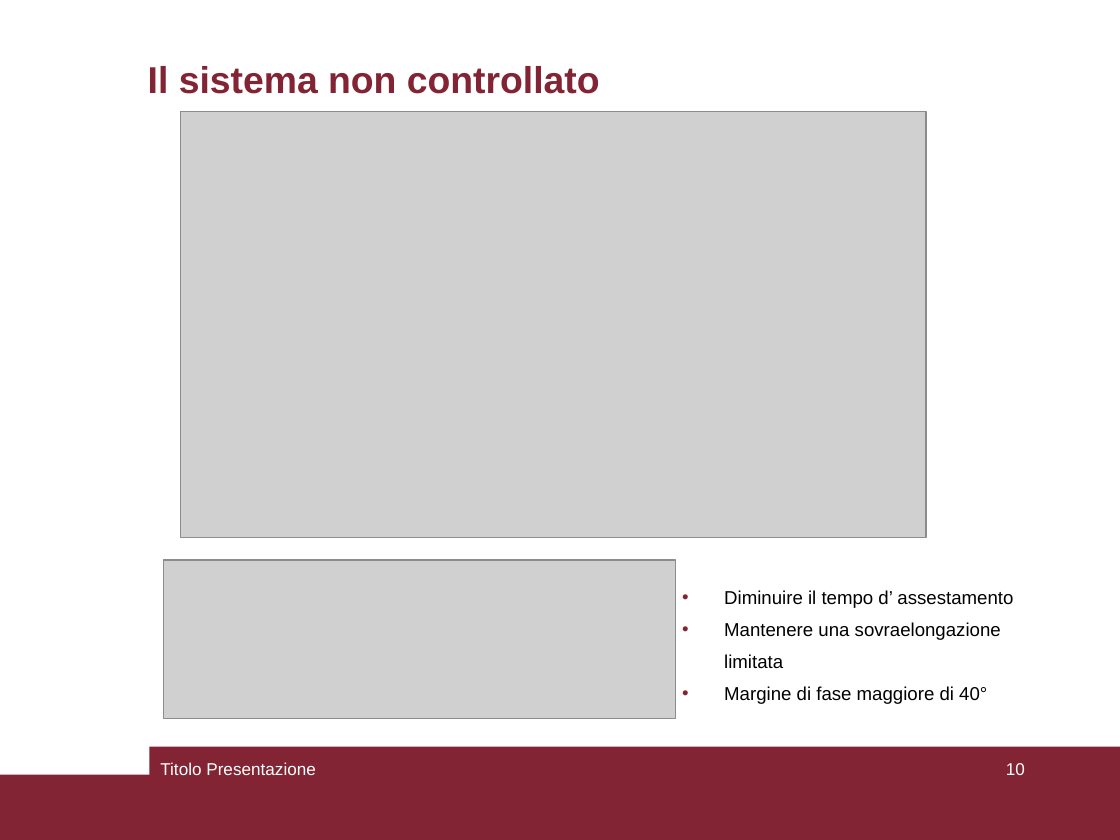
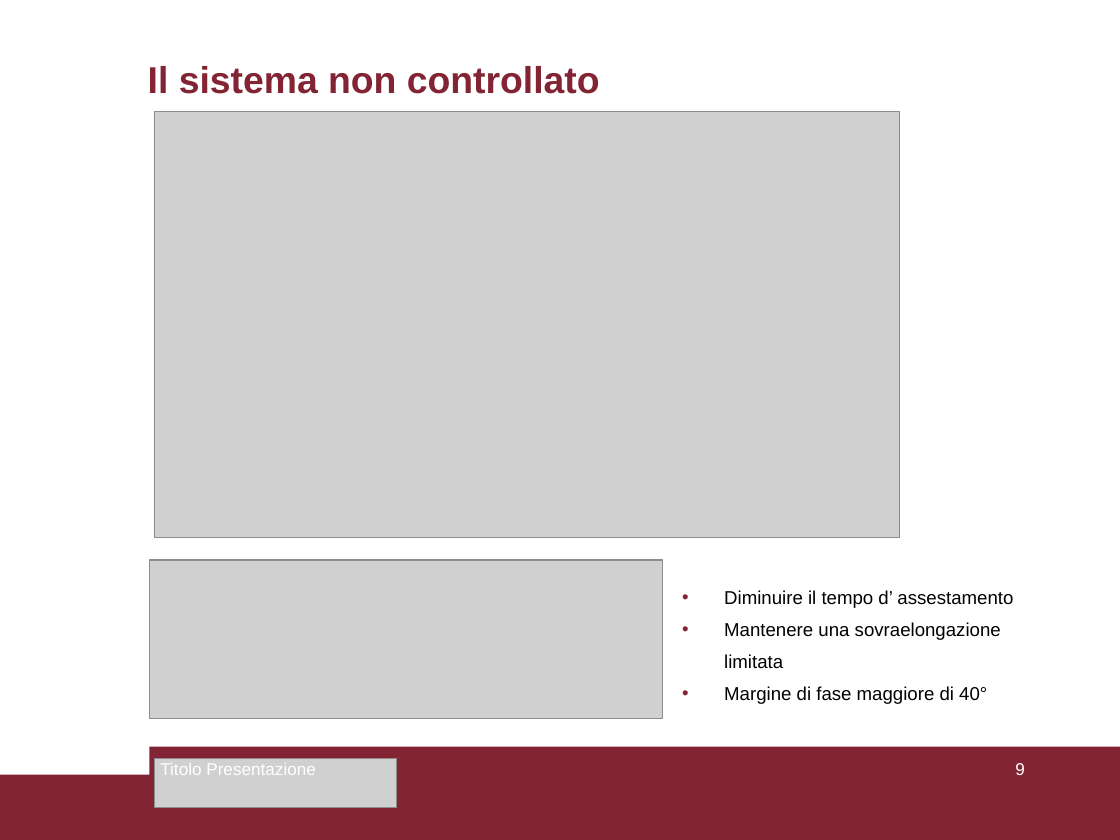
Before and after one commit to LeonardoSalustri/Tesi, a slide deck: slide 9 of Formule_presentazione/Presentazione_versione3.odp (slide 10 before the commit). Drawn at 1120x840 pixels with LibreOffice and Linux fonts; fonts in the diff are those of the drawing; grey boxes stand for pictures. Boxes give left, top, right and bottom in pixels: in the first picture for what was removed or moved away, otherwise in the second. Text is boxed around its words. In the diff, an @@ line names an element or a change of style, - is before the commit and + after.

```diff
--- a/Formule_presentazione/Presentazione_versione3.odp
+++ b/Formule_presentazione/Presentazione_versione3.odp
@@ picture: place and size @@
-picture at bbox=[180, 112, 925, 538]
+picture at bbox=[155, 112, 899, 538]
@@ picture: place and size @@
-picture at bbox=[164, 560, 676, 718]
+picture at bbox=[150, 560, 663, 718]
@@ picture added at bbox=[155, 758, 398, 808] @@
@@ page number at bbox=[1015, 763, 1025, 775]: text changed @@
-10
+9
```
Also in this commit, not shown: 12 other slides changed, 1 slide added, 1 slide removed, 15 other files.
